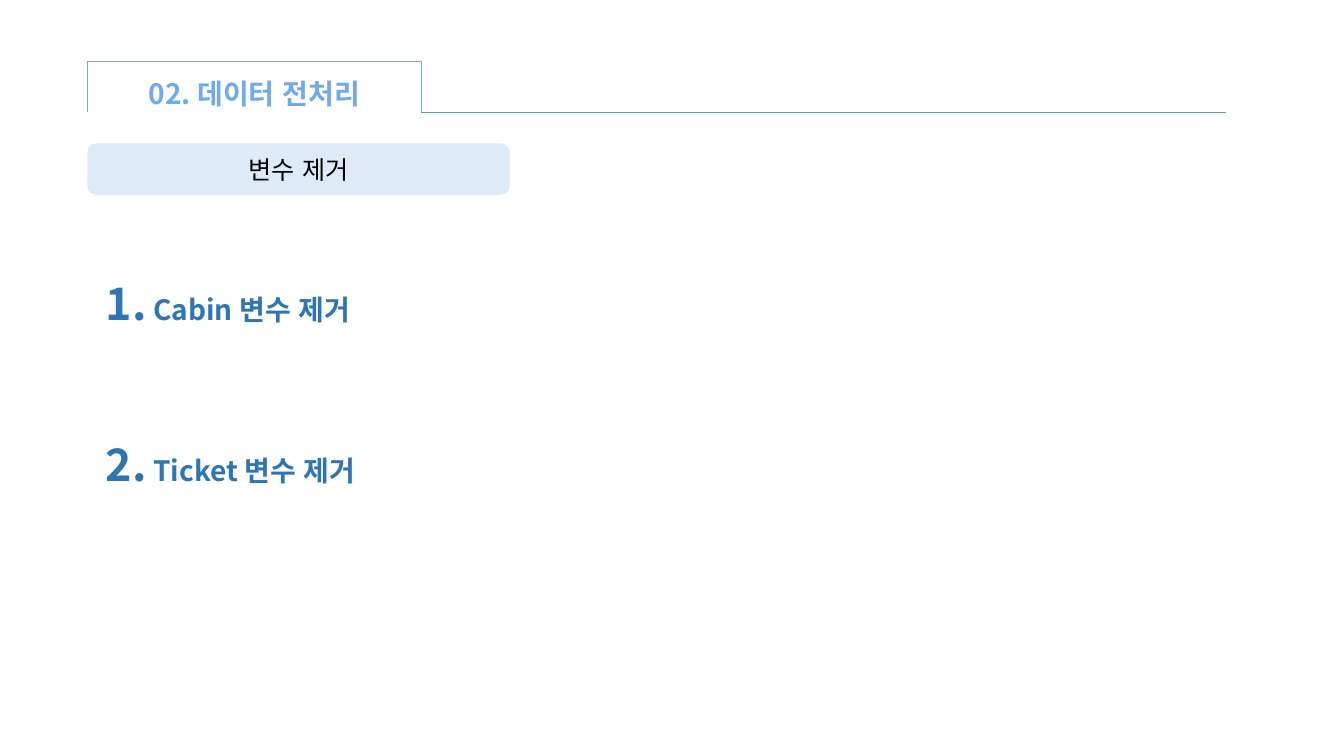
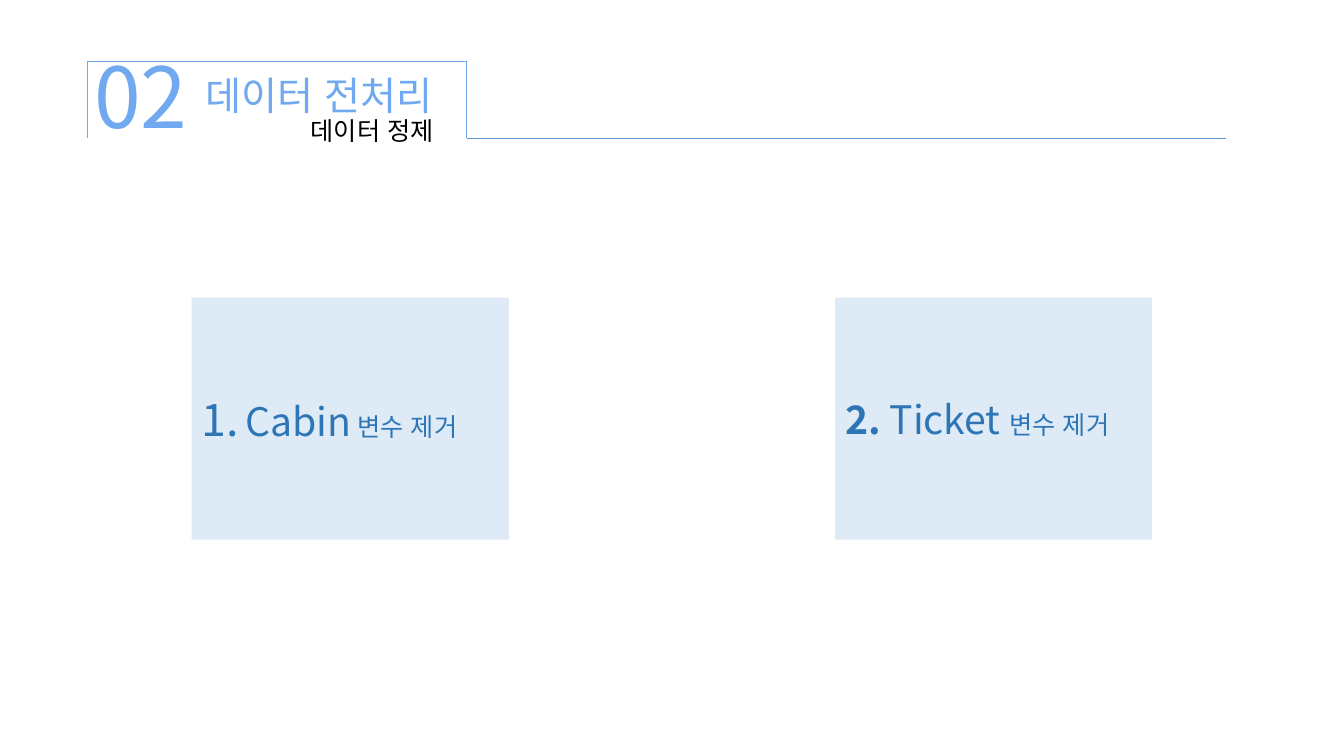
Before and after one commit to xddongx/flexink, a slide deck: slide 9 of titanic/titanic.pptx (slide 10 before the commit). Drawn at 1344x756 pixels with LibreOffice and Linux fonts; fonts in the diff are those of the drawing. Boxes give left, top, right and bottom in pixels: in the first picture for what was removed or moved away, otherwise in the second. Text is boxed around its words. In the diff, an @@ line names an element or a change of style, - is before the commit and + after.

```diff
--- a/titanic/titanic.pptx
+++ b/titanic/titanic.pptx
@@ right bracket resized from (x1=87, y1=61, x2=421, y2=111) to (x1=88, y1=62, x2=467, y2=138) @@
@@ text added at (x1=94, y1=61, x2=187, y2=129), 60 pt, text #70A9F0 @@
+02
@@ text at (x1=206, y1=77, x2=433, y2=121): text changed; size 20 to 28 pt; bold off @@
-02. 데이터 전처리
+데이터 전처리
@@ text added at (x1=311, y1=119, x2=433, y2=142), 18 pt, text #000000 @@
+데이터 정제
@@ rounded rectangle removed at (x1=88, y1=143, x2=510, y2=195) @@
@@ line moved from (421, 112) - (1226, 112) to (467, 138) - (1226, 138) @@
@@ text removed at (x1=249, y1=158, x2=348, y2=181) @@
-변수 제거
@@ rectangle "1. Cabin 변수 제거" resized from (x1=106, y1=287, x2=351, y2=323) to (x1=192, y1=297, x2=509, y2=539) @@
@@ rectangle "1. Cabin 변수 제거" at (x1=192, y1=297, x2=509, y2=539): size 20 to 28 pt in "Cabin"; size 20 to 18 pt in "변수 제거"; bold off; vertical alignment top to middle; fill none to #DEEBF7 @@
@@ rectangle "2. Ticket 변수 제거" resized from (x1=106, y1=448, x2=356, y2=484) to (x1=836, y1=297, x2=1153, y2=539) @@
@@ rectangle "2. Ticket 변수 제거" at (x1=836, y1=297, x2=1153, y2=539): size 32 to 28 pt in "2."; size 20 to 28 pt in "Ticket"; size 20 to 18 pt in "변수 제거"; bold off in "Ticket 변수 제거"; vertical alignment top to middle; fill none to #DEEBF7 @@
```
Also in this commit, not shown: 12 other slides changed, 5 slides added, 10 slides removed, 13 other files.
